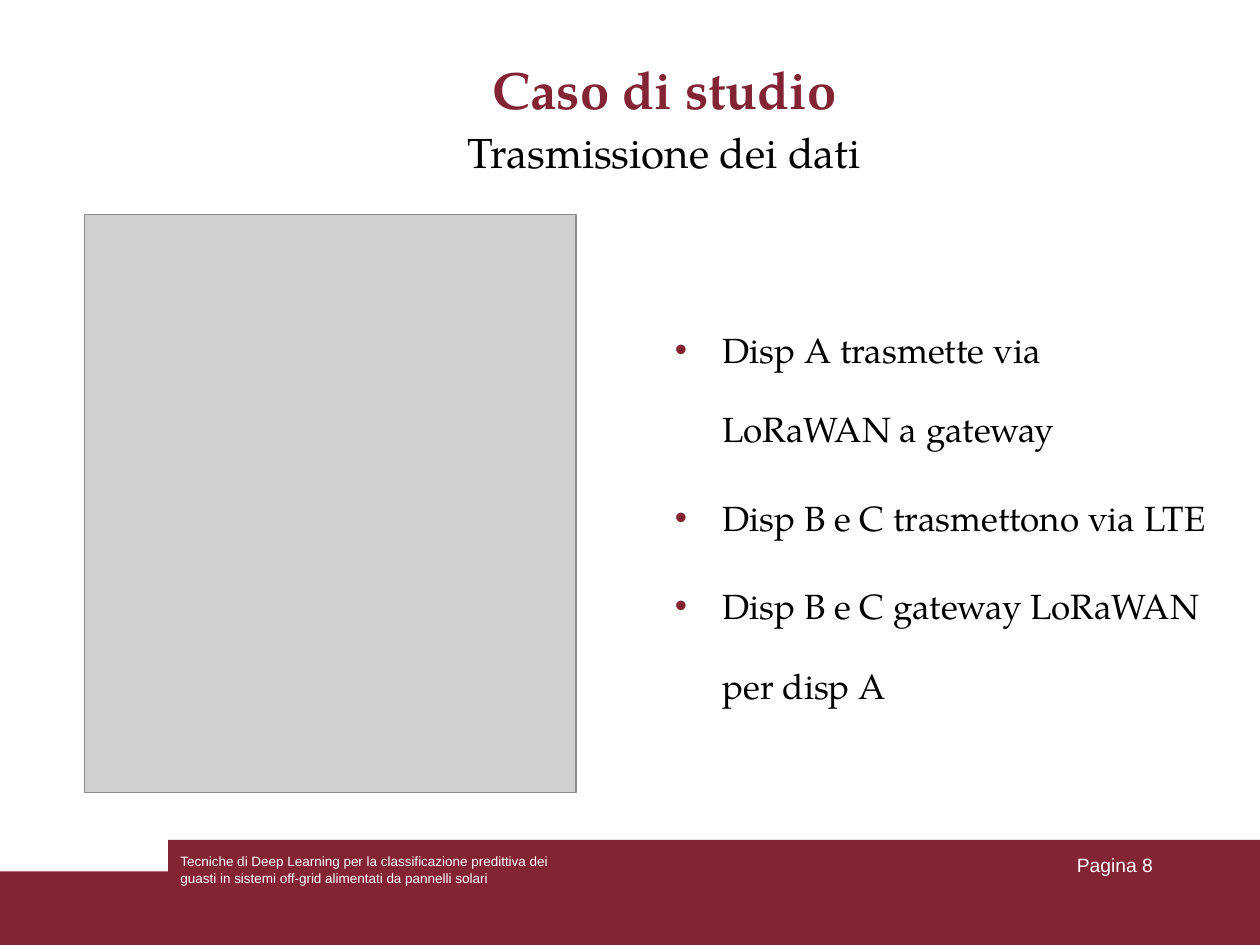
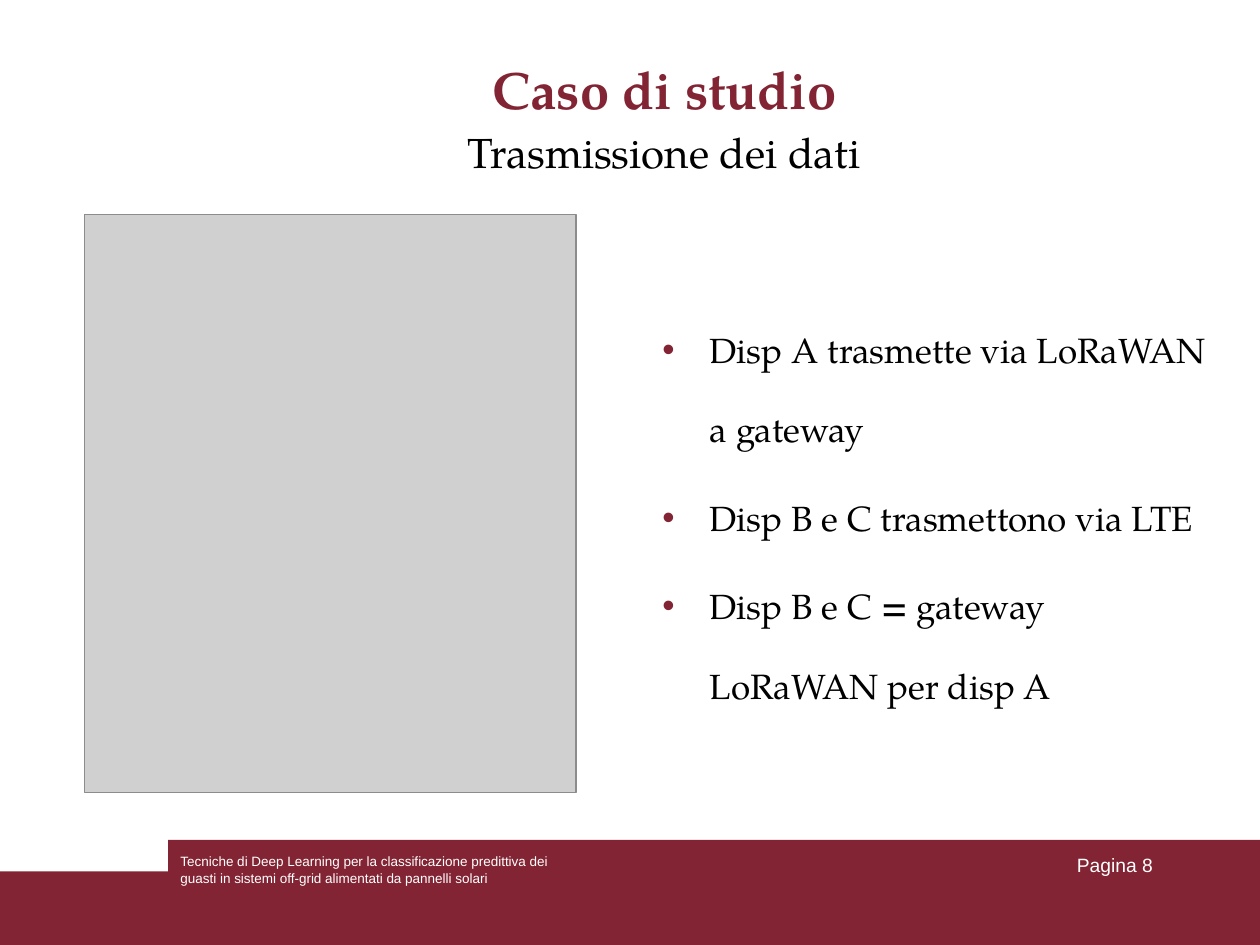
Before and after one commit to lorenzoooooo/DL-for-Predictive-Fault-Classification-in-Off-Grid-Systems, a slide deck: slide 8 of Presentazione_tesi.ppt. Drawn at 1260x945 pixels with LibreOffice and Linux fonts; fonts in the diff are those of the drawing; grey boxes stand for pictures. Boxes give left, top, right and bottom in pixels: in the first picture for what was removed or moved away, otherwise in the second. Text is boxed around its words. In the diff, an @@ line names an element or a change of style, - is before the commit and + after.

```diff
--- a/Presentazione_tesi.ppt
+++ b/Presentazione_tesi.ppt
@@ text "Disp A trasmette via LoRaWAN ..." moved from (x1=722, y1=338, x2=1205, y2=709) to (x1=710, y1=338, x2=1206, y2=709) @@
@@ text at (x1=710, y1=594, x2=1051, y2=709): text changed @@
-• Disp B e C gateway LoRaWAN per disp A
+• Disp B e C = gateway LoRaWAN per disp A
```
Also in this commit, not shown: 17 other slides changed.
